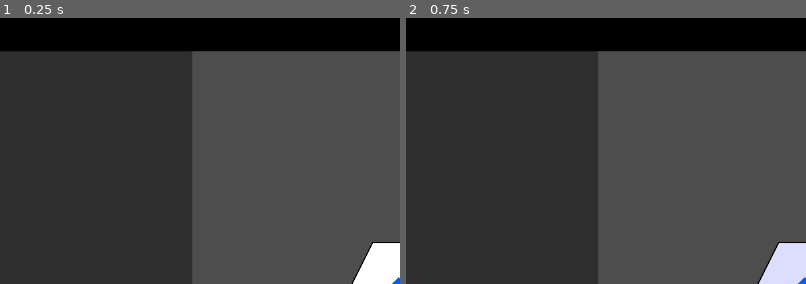
Above: before the commit, frames 1-2 (left to right).
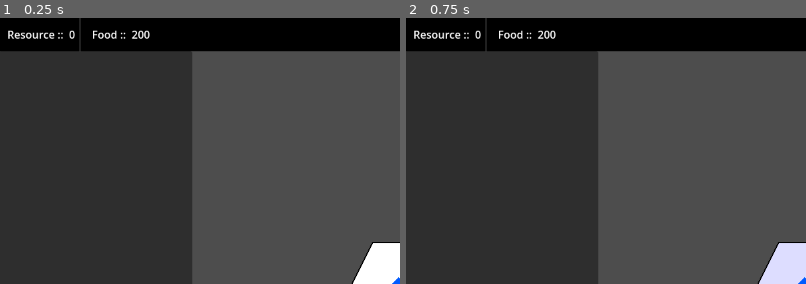
Above: after the commit, the same moments.

Repository: Drakosam/game_1
Game: Godot game, scene res://main_game_loop.tscn
The game is run twice, just before and just after one commit, with the same random seed, the same clock (stepped at 60 frames per second) and the same inputs.
Inputs (mouse positions are % of the whole screen's width and height, from its top left):
- Up to frame 1 (0.25 s): no input
- Up to frame 2 (0.75 s): tap Enter at 0.5 s; click (50, 50) at 0.67 s
The pictures show only the part of the screen within x 0-50%, y 0-50%; the shares and areas given below are measured in that part.

The runs differ from the first frame. In frame 1, 0.6% of the frame differs, in the area x 2-38%, y 0-13%; in frame 2, 0.6%.

Commit message:
- food and resources

Diff:
--- a/Actors/actor.gd
+++ b/Actors/actor.gd
@@ -21,17 +21,22 @@
 
 var heat = 0
 var maxHeat = 100
+var live = true
 
 signal move_to_new_region()
 signal job_done_result(job_result)
 signal check_path_to_target_posytion(start_tile, target_tile, my_name)
+signal im_dead(my_name)
 
 var job_backend = null
+
+var rng = RandomNumberGenerator.new()
 
 func _ready():
 	var JobBackend = preload("res://Backend/job_backend.tscn")
 	job_backend = JobBackend.instantiate()
 	job_backend.connect('job_done_result',_on_job_done_result)
+	add_child(job_backend)
 
 
 func move_to_region(new_region_name):
@@ -46,6 +51,13 @@
 
 
 func act():
+	if not live:
+		return
+
+	if helth < 1:
+		emit_signal("im_dead",name)
+		return
+
 	if job_backend :
 		job_backend.act({
 			'speed':speed,
@@ -66,6 +78,7 @@
 func add_job_to_do(job_name):
 	jobs_to_do_list.append(job_name)
 
+
 func set_job_to_do(job_name):
 	jobs_to_do_list.clear()
 	job_backend.stop_job()
@@ -79,8 +92,17 @@
 func go_idle():
 	set_job_to_do('IDLE')
 
+
 func recruit():
 	set_job_to_do('RECRUITING')
+
+
+func training():
+	set_job_to_do('TRAINING')
+
+
+func get_resources():
+	set_job_to_do('BASE_RESOURCES')
 
 
 func _on_job_done_result(job_result):
@@ -88,8 +110,15 @@
 		_move()
 		return
 
+	elif job_result['name'] == 'TRAINING':
+		_up_stat()
+		return
+
 	elif job_result['name'] == 'EXPLORE':
 		jobs_to_do_list.push_front('EXPLORE')
+
+	elif job_result['name'] == 'BASE_RESOURCES':
+		jobs_to_do_list.push_front('BASE_RESOURCES')
 
 	elif job_result['name'] == 'RECRUITING':
 		jobs_to_do_list.push_front('RECRUITING')
@@ -98,6 +127,7 @@
 		'name':name,
 		'tile':tile_posytion ,
 		'job_type': job_result['name'],
+		'agent_power':power,
 		'results':job_result['result']})
 
 
@@ -107,3 +137,21 @@
 
 	if path_to_posytion.size()>0:
 		jobs_to_do_list.push_front('MOVE')
+
+
+func _up_stat():
+	rng.randomize()
+	var result = rng.randi_range(0,4)
+
+	if result == 0:
+		speed += 1
+	elif result == 1:
+		power += 1
+	elif result == 2:
+		influance += 1
+	elif result == 3:
+		mental += 1
+	elif result == 4:
+		aether += 1
+
+	jobs_to_do_list.push_front('TRAINING')
--- a/Actors/agent.gd
+++ b/Actors/agent.gd
@@ -1,10 +1,62 @@
 extends "res://Actors/actor.gd"
 
+var consume_level = 500
+
+signal consume_food_event(consume_value,agent_name)
 
 func _ready():
 	super()
 	role = 'agent'
+	rng.randomize()
+	consume_level += rng.randi_range(-50, 50)
+
+	speed = rng.randi_range(1,4)
+	power = rng.randi_range(1,4)
+	influance = rng.randi_range(1,4)
+	mental = rng.randi_range(1,4)
+	aether = rng.randi_range(0,4)
+
+
+func _consume():
+	consume_level -= 1
+	if consume_level < 0 :
+		var consume_value = 4 + int(round(float(speed + power + influance + mental + aether ) / 2))
+		emit_signal('consume_food_event',consume_value,name)
+		consume_level = 500
+
+
+func consume_result(consume_value, agent_name):
+	if agent_name != name:
+		return
+
+	print('me ::', name,' consume -> ',consume_value)
+	if consume_value > 0:
+		helth -=  round(consume_value/3)
+		morale -= (consume_value * 2)
+
+		if morale < 0:
+			morale = 0
+	else:
+		morale += 1
+		if morale > maxMorale:
+			morale = maxMorale
 
 
 func act():
+	if not live:
+		return
+
+	_consume()
 	super()
+
+
+func convert_resorces_to_food():
+	set_job_to_do('RESOURCES_TO_FOOD')
+
+
+func _on_job_done_result(job_result):
+
+	if job_result['name'] == 'RESOURCES_TO_FOOD':
+		jobs_to_do_list.push_front('RESOURCES_TO_FOOD')
+
+	super(job_result)
--- a/Backend/agent_backend.gd
+++ b/Backend/agent_backend.gd
@@ -8,6 +8,7 @@
 signal update_agents_in_region(agents_list)
 signal chec_path_to_tile(start_tile, target_tile, agent_name)
 signal job_done_result( job_result )
+signal consume_food_event(consume_value, agent_name)
 
 
 func _ready():
@@ -22,6 +23,8 @@
 	new_agent.connect('move_to_new_region',new_location_for_agent)
 	new_agent.connect('check_path_to_target_posytion',_chec_path_to_tile)
 	new_agent.connect('job_done_result',_job_done_result)
+	new_agent.connect('consume_food_event',_consume_food_event)
+	new_agent.connect('im_dead',_agent_is_dead)
 
 	add_child(new_agent)
 
@@ -88,3 +91,27 @@
 				add_agent({'location':job_result['tile']})
 	else:
 		emit_signal('job_done_result',job_result)
+
+
+func resolve_consume_event_for_agent(food_dif,agent_name):
+	for child in get_children():
+		child.consume_result(food_dif, agent_name)
+
+
+func _consume_food_event(consume_value, agent_name):
+	emit_signal('consume_food_event',consume_value, agent_name)
+
+
+func _agent_is_dead(agent_name):
+	print('agent :: ',agent_name,' is dead')
+	for child in get_children():
+		if child.name == agent_name:
+			remove_child(child)
+			new_location_for_agent()
+			child.disconnect('move_to_new_region',new_location_for_agent)
+			child.disconnect('check_path_to_target_posytion',_chec_path_to_tile)
+			child.disconnect('job_done_result',_job_done_result)
+			child.disconnect('consume_food_event',_consume_food_event)
+			child.disconnect('im_dead',_agent_is_dead)
+			child.queue_free()
+			break
--- a/Backend/game_core.gd
+++ b/Backend/game_core.gd
@@ -1,11 +1,46 @@
 extends Node
 
+var resource = 0
+var food = 200
+var rng = RandomNumberGenerator.new()
 
-# Called when the node enters the scene tree for the first time.
 func _ready():
-	pass # Replace with function body.
+	pass
 
 
-# Called every frame. 'delta' is the elapsed time since the previous frame.
-func _process(delta):
-	pass
+func resolve_job_result(job_result):
+	if 'BASE_RESOURCES' == job_result['job_type']:
+		for item in job_result['results']:
+			if item['status'] == 'SUCCESS':
+				_get_base_resource_from_region(
+					job_result['tile'],
+					job_result['agent_power']
+				)
+
+	if 'RESOURCES_TO_FOOD' == job_result['job_type']:
+		for item in job_result['results']:
+			if item['status'] == 'SUCCESS':
+				_convert_resources_to_food(job_result['agent_power'])
+
+
+func _get_base_resource_from_region(_region_name, agent_power):
+	rng.randomize()
+	resource +=  randi_range(3,6) + agent_power
+
+
+func consume_food(_food):
+	if _food <= food:
+		food -= _food
+		return 0
+	else:
+		food = 0
+		return _food - food
+
+
+func _convert_resources_to_food(agent_power):
+	if resource >= 10 + agent_power:
+		resource -= (10 + agent_power)
+		food += (10 + agent_power) * 3
+	else:
+		food += resource * 3
+		resource -= resource
--- a/Backend/job_backend.gd
+++ b/Backend/job_backend.gd
@@ -22,8 +22,21 @@
 
 	if current_job == 'EXPLORE':
 		_resolve_explore_job()
+
 	elif current_job == 'RECRUITING':
-		_resolve_recruiting_job()
+		_generic_resolve_job(79)
+
+	elif current_job == 'TRAINING':
+		var parent = get_parent()
+		var mod = parent.speed + parent.power + parent.influance + parent.mental
+		mod = (mod + parent.aether - 4) * 2 + 60
+		_generic_resolve_job(mod)
+
+	elif current_job == 'BASE_RESOURCES':
+		_generic_resolve_job(10)
+
+	elif  current_job == 'RESOURCES_TO_FOOD':
+		_generic_resolve_job(5)
 
 	emit_signal('job_done_result',{'name':current_job,'result':job_result_list})
 	stop_job()
@@ -32,16 +45,30 @@
 func start_job(job_name):
 	if job_name == 'MOVE':
 		_start_movment()
+
 	elif job_name == 'EXPLORE':
 		_start_explore()
+
 	elif job_name == 'RECRUITING':
 		_start_recruiting()
+
+	elif job_name == 'TRAINING':
+		_general_training()
+
+	elif job_name == 'BASE_RESOURCES':
+		_base_resources()
+
+	elif job_name == 'RESOURCES_TO_FOOD':
+		_resources_to_food()
 
 
 func act(stats = null):
 	if current_job != 'IDLE':
 		if not stats:
 			stats = {}
+
+		if primary_atribute == '':
+			job_progress += 1
 
 		if primary_atribute in stats:
 			job_progress += stats[primary_atribute]
@@ -54,6 +81,7 @@
 
 		if job_progress>job_goal:
 			job_done()
+
 
 func stop_job():
 	print('IDLE')
@@ -82,6 +110,14 @@
 	current_job = "EXPLORE"
 
 
+func _resources_to_food():
+	print('start convert resource to food')
+	primary_atribute = 'mental'
+	secondary_atribute = 'speed'
+	job_goal = 100
+	current_job = "RESOURCES_TO_FOOD"
+
+
 func _start_recruiting():
 	print('start recruiting')
 	primary_atribute = 'influance'
@@ -89,7 +125,35 @@
 	job_goal = 450
 	current_job = "RECRUITING"
 
+
+func _general_training():
+	print('start general training')
+	primary_atribute = ''
+	secondary_atribute = ''
+	job_goal = 450
+	current_job = "TRAINING"
+
+
+func _base_resources():
+	print('start base resources')
+	primary_atribute = 'power'
+	secondary_atribute = 'speed'
+	job_goal = 500
+	current_job = "BASE_RESOURCES"
+
+
 # Work resolve
+func _generic_resolve_job(succes_rate=50):
+	rng.randomize()
+	var result = rng.randi_range(0, 100)
+
+	if result > succes_rate:
+		job_result_list.append({'status':'SUCCESS'})
+	else:
+		job_result_list.append({'status':'FAIL'})
+	print(job_result_list, ' ', result, ' ' , succes_rate)
+
+
 func _resolve_explore_job():
 	rng.randomize()
 	var result = rng.randi_range(0, 100)
@@ -98,14 +162,3 @@
 		job_result_list.append({'name':'new_region'})
 	else:
 		print(result)
-
-
-func _resolve_recruiting_job():
-	rng.randomize()
-	var result = rng.randi_range(0, 100)
-
-	if result >79:
-		job_result_list.append({'status':'SUCCESS'})
-	else:
-		job_result_list.append({'status':'FAIL'})
-	print(job_result_list)
--- a/Backend/tile_backend.gd
+++ b/Backend/tile_backend.gd
@@ -82,9 +82,10 @@
 
 
 func  resolve_job_result(job_result):
-	for item in job_result['results']:
-		if item['name'] == 'new_region':
-			_reveal_new_region(job_result['tile'])
+	if 'EXPLORE' == job_result['job_type']:
+		for item in job_result['results']:
+			if item['name'] == 'new_region':
+				_reveal_new_region(job_result['tile'])
 
 
 func _reveal_new_region(start_tile):
@@ -95,6 +96,7 @@
 			target_tile = item
 			break
 	var region_to_reveal = []
+
 	for tile in tile_list:
 		if tile.region_level == target_tile.region_level:
 			var i_d = round(target_tile.get_distance_from_me(tile.position))
@@ -103,6 +105,7 @@
 
 	if region_to_reveal.size()==1:
 		region_to_reveal[0].visible = true
+
 	if region_to_reveal.size()>1:
 		rng.randomize()
 		var dice = rng.randi_range(0,region_to_reveal.size()-1)
--- a/Interface/agent_detail.gd
+++ b/Interface/agent_detail.gd
@@ -37,3 +37,15 @@
 
 func _on_button_recruting_pressed():
 	show_agent.recruit()
+
+
+func _on_button_training_pressed():
+	show_agent.training()
+
+
+func _on_button_base_resources_pressed():
+	show_agent.get_resources()
+
+
+func _on_button_convert_res_to_tood_pressed():
+	show_agent.convert_resorces_to_food()
--- a/Interface/agent_detail.tscn
+++ b/Interface/agent_detail.tscn
@@ -53,7 +53,7 @@
 layout_mode = 2
 theme_override_colors/font_color = Color(0, 0, 0, 1)
 theme_override_styles/normal = SubResource("StyleBoxFlat_epmet")
-text = "MOVE"
+text = "Move"
 
 [node name="ButtonExplore" type="Button" parent="VBoxContainer"]
 layout_mode = 2
@@ -65,7 +65,25 @@
 layout_mode = 2
 theme_override_colors/font_color = Color(0, 0, 0, 1)
 theme_override_styles/normal = SubResource("StyleBoxFlat_epmet")
-text = "RECRUITING"
+text = "Recruitong"
+
+[node name="ButtonTraining" type="Button" parent="VBoxContainer"]
+layout_mode = 2
+theme_override_colors/font_color = Color(0, 0, 0, 1)
+theme_override_styles/normal = SubResource("StyleBoxFlat_epmet")
+text = "Training"
+
+[node name="ButtonBaseResources" type="Button" parent="VBoxContainer"]
+layout_mode = 2
+theme_override_colors/font_color = Color(0, 0, 0, 1)
+theme_override_styles/normal = SubResource("StyleBoxFlat_epmet")
+text = "Base Resources"
+
+[node name="ButtonConvertResToTood" type="Button" parent="VBoxContainer"]
+layout_mode = 2
+theme_override_colors/font_color = Color(0, 0, 0, 1)
+theme_override_styles/normal = SubResource("StyleBoxFlat_epmet")
+text = "Convert Resource to Food"
 
 [node name="Example" type="Button" parent="VBoxContainer"]
 visible = false
@@ -100,4 +118,7 @@
 [connection signal="pressed" from="VBoxContainer/ButtonMove" to="." method="_move_agent"]
 [connection signal="pressed" from="VBoxContainer/ButtonExplore" to="." method="_on_button_explore_pressed"]
 [connection signal="pressed" from="VBoxContainer/ButtonRecruting" to="." method="_on_button_recruting_pressed"]
+[connection signal="pressed" from="VBoxContainer/ButtonTraining" to="." method="_on_button_training_pressed"]
+[connection signal="pressed" from="VBoxContainer/ButtonBaseResources" to="." method="_on_button_base_resources_pressed"]
+[connection signal="pressed" from="VBoxContainer/ButtonConvertResToTood" to="." method="_on_button_convert_res_to_tood_pressed"]
 [connection signal="pressed" from="VBoxContainer/CancelWork" to="." method="_on_cancel_work_pressed"]
--- a/Interface/component/agent_info_panel.gd
+++ b/Interface/component/agent_info_panel.gd
@@ -16,7 +16,11 @@
 
 func _process(_delta):
 	$HelthLabel.text = str($HelthBar.value)+' / '+str($HelthBar.max_value)
-	if curent_agent:
+
+	if not self.visible:
+		return
+
+	if curent_agent != null:
 		$HBoxContainer/SpeedLabel.text ='Speed: ' + str(curent_agent.speed)
 		$HBoxContainer/PowerLabel.text = 'Power: ' + str(curent_agent.power)
 		$HBoxContainer/InfluanceLabel.text ='Influance: ' + str(curent_agent.influance)
--- a/Interface/component/agent_preview.gd
+++ b/Interface/component/agent_preview.gd
@@ -11,7 +11,7 @@
 	$VBoxContainer/ProgressBar.visible = false
 
 
-func _process(delta):
+func _process(_delta):
 	if aggent_preview:
 		$VBoxContainer/AgentName.text = str(aggent_preview.name)
 
--- a/Interface/top_panel.gd
+++ b/Interface/top_panel.gd
@@ -2,8 +2,16 @@
 
 signal view_is_blocked(status)
 
+var CoreGame = null
+
 func _ready():
 	pass
+
+
+func _process(_delta):
+	if CoreGame:
+		$HBoxContainer/ResourceValue.text = str(CoreGame.resource)
+		$HBoxContainer/FoodValue.text = str(CoreGame.food)
 
 
 func _mouse_entered():
@@ -12,3 +20,7 @@
 
 func _mouse_exited():
 	emit_signal('view_is_blocked',false)
+
+
+func set_backend(_backend):
+	CoreGame = _backend
--- a/Interface/top_panel.tscn
+++ b/Interface/top_panel.tscn
@@ -21,5 +21,36 @@
 grow_horizontal = 2
 grow_vertical = 2
 
+[node name="ResourceLabel" type="Label" parent="HBoxContainer"]
+layout_mode = 2
+size_flags_vertical = 1
+text = "   Resource :: "
+horizontal_alignment = 1
+vertical_alignment = 1
+
+[node name="ResourceValue" type="Label" parent="HBoxContainer"]
+layout_mode = 2
+size_flags_vertical = 1
+text = "0"
+horizontal_alignment = 1
+vertical_alignment = 1
+
+[node name="VSeparator" type="VSeparator" parent="HBoxContainer"]
+layout_mode = 2
+
+[node name="FoodLabel" type="Label" parent="HBoxContainer"]
+layout_mode = 2
+size_flags_vertical = 1
+text = "   Food :: "
+horizontal_alignment = 1
+vertical_alignment = 1
+
+[node name="FoodValue" type="Label" parent="HBoxContainer"]
+layout_mode = 2
+size_flags_vertical = 1
+text = "100"
+horizontal_alignment = 1
+vertical_alignment = 1
+
 [connection signal="mouse_entered" from="HBoxContainer" to="." method="_mouse_entered"]
 [connection signal="mouse_exited" from="HBoxContainer" to="." method="_mouse_exited"]
--- a/main_game_loop.gd
+++ b/main_game_loop.gd
@@ -18,6 +18,8 @@
 		'location':'BaseLevel_LC0_5',
 		'name':'Agent_004'
 	})
+
+	$CanvasLayer/TopPanel.set_backend($GameCore)
 
 
 func _on_world_map_register_tile(tile):
@@ -76,4 +78,11 @@
 
 
 func _on_agent_backend_job_done_result(job_result):
+	print('main job resolve for :: ', job_result)
 	$TileBackend.resolve_job_result(job_result)
+	$GameCore.resolve_job_result(job_result)
+
+
+func _on_agent_backend_consume_food_event(consume_value, agent_name):
+	var consume_dif = $GameCore.consume_food(consume_value)
+	$AgentBackend.resolve_consume_event_for_agent(consume_dif, agent_name)
--- a/main_game_loop.tscn
+++ b/main_game_loop.tscn
@@ -8,6 +8,7 @@
 [ext_resource type="PackedScene" uid="uid://8p2dls85kh8" path="res://Interface/camera_2d.tscn" id="4_waeu0"]
 [ext_resource type="PackedScene" uid="uid://b5nsgnnmye12k" path="res://Backend/tile_backend.tscn" id="5_m6o2q"]
 [ext_resource type="PackedScene" uid="uid://bkvqc87m2xabn" path="res://Backend/agent_backend.tscn" id="6_hhaky"]
+[ext_resource type="PackedScene" uid="uid://bs5gxwsh0kkjn" path="res://Backend/game_core.tscn" id="9_sc2wi"]
 
 [node name="MainGameLoop" type="Node2D"]
 script = ExtResource("1_2jap4")
@@ -38,6 +39,8 @@
 wait_time = 0.1
 autostart = true
 
+[node name="GameCore" parent="." instance=ExtResource("9_sc2wi")]
+
 [connection signal="view_is_blocked" from="CanvasLayer/TopPanel" to="." method="_on_view_is_blocked"]
 [connection signal="show_agent" from="CanvasLayer/AgentPanel" to="." method="_on_agent_panel_show_agent"]
 [connection signal="view_is_blocked" from="CanvasLayer/AgentPanel" to="." method="_on_view_is_blocked"]
@@ -47,6 +50,7 @@
 [connection signal="registerTile" from="WorldMap" to="." method="_on_world_map_register_tile"]
 [connection signal="selected_region_whos_picked" from="TileBackend" to="." method="_on_tile_backend_selected_region_whos_picked"]
 [connection signal="chec_path_to_tile" from="AgentBackend" to="." method="_on_agent_backend_chec_path_to_tile"]
+[connection signal="consume_food_event" from="AgentBackend" to="." method="_on_agent_backend_consume_food_event"]
 [connection signal="job_done_result" from="AgentBackend" to="." method="_on_agent_backend_job_done_result"]
 [connection signal="update_agent_locations" from="AgentBackend" to="." method="_on_agent_backend_update_agent_locations"]
 [connection signal="update_agents_in_region" from="AgentBackend" to="." method="_on_agent_backend_update_agents_in_region"]
Not shown: 1 places in main_game_loop.tscn that only renumber resources
